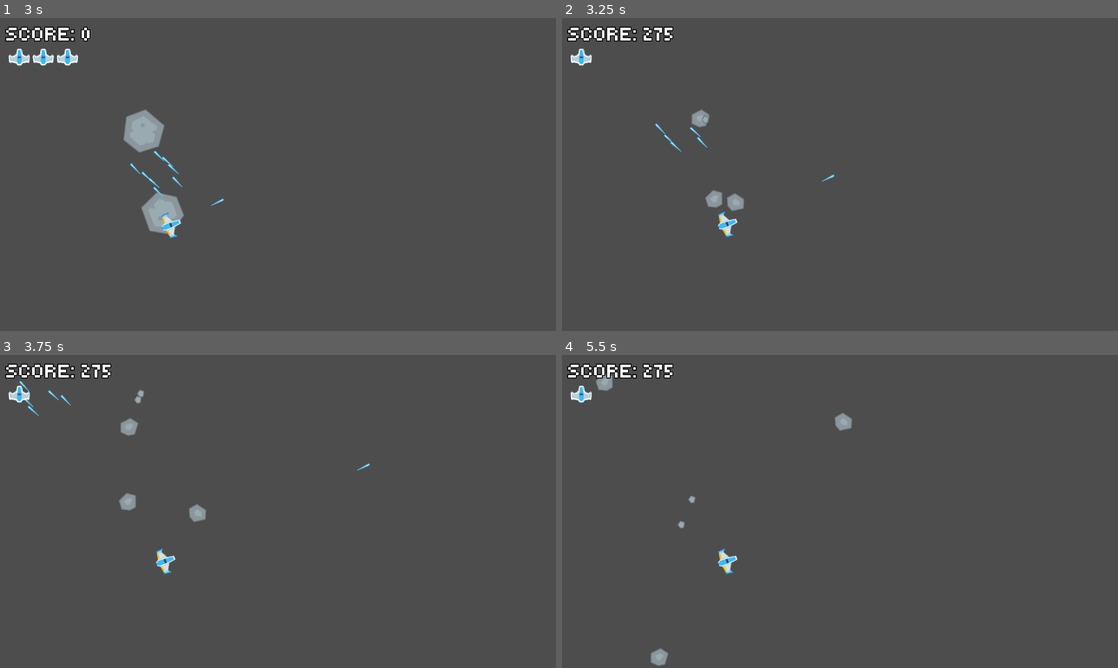
Above: before the commit, frames 1-4 (two rows, left to right).
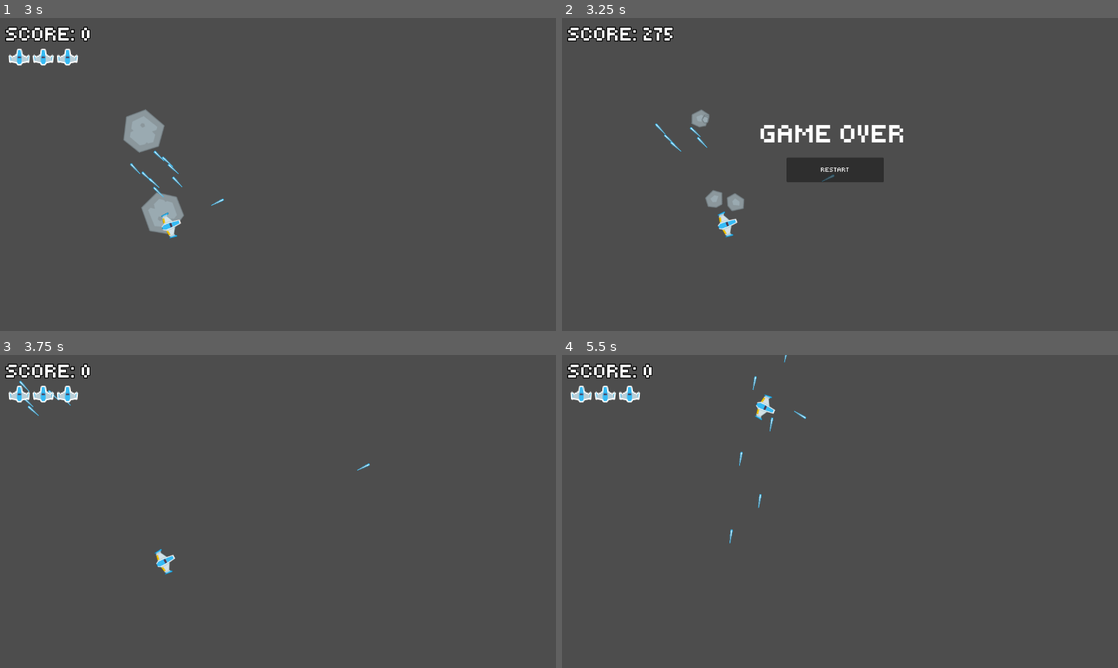
Above: after the commit, the same moments.

Repository: amaroklopcic/asteroids-game
Game: Godot game, scene res://scenes/game.tscn
The game is run twice, just before and just after one commit, with the same random seed, the same clock (stepped at 60 frames per second) and the same inputs.
Inputs (mouse positions are in pixels of both pictures, inside the frame that each line leads up to):
- Up to frame 1 (3 s): move the mouse to (250, 237) at 0.52 s; hold Space (shoot) 0.53-1.28 s; hold W (move_forward) 0.53-2.03 s; move the mouse to (444, 221) at 1.27 s; tap Space (shoot) at 1.35, 2.85 s; move the mouse to (111, 127) at 2.02 s; hold Space (shoot) 2.03-2.78 s; hold A (move_left) from 2.03 s (still down); move the mouse to (305, 174) at 2.77 s
- Up to frame 2 (3.25 s): keep holding A (move_left)
- Up to frame 3 (3.75 s): release A (move_left) at 3.5 s; click (272, 508) at 3.5 s, where only the run after the commit has a clickable "RESTART"
- Up to frame 4 (5.5 s): move the mouse to (756, 433) at 4.27 s; hold S (move_backward) 4.28-5.03 s; hold Space (shoot) 4.28-5.03 s; move the mouse to (962, 495) at 5.02 s; hold D (move_right) from 5.03 s (still down); tap Space (shoot) at 5.1 s

Frame 1 is identical in both runs. In frame 2, 2.2% of the frame differs, in the area x 1-62%, y 9-53%; in frame 3, 1.0%; in frame 4, 1.3%.

Commit message:
add game over screen and cleanup player hurt/death logic

Diff:
--- a/scenes/game.tscn
+++ b/scenes/game.tscn
@@ -1,9 +1,10 @@
-[gd_scene load_steps=5 format=3 uid="uid://bffrfa8ggt7re"]
+[gd_scene load_steps=6 format=3 uid="uid://bffrfa8ggt7re"]
 
 [ext_resource type="Script" path="res://scripts/game.gd" id="1_3bcmq"]
 [ext_resource type="PackedScene" uid="uid://b3a2n3j4dwh40" path="res://scenes/player.tscn" id="1_iqssj"]
 [ext_resource type="PackedScene" uid="uid://ct7fl8n5tnf0i" path="res://scenes/hud.tscn" id="2_ck6dm"]
 [ext_resource type="PackedScene" uid="uid://igwormypkofq" path="res://scenes/asteroid.tscn" id="3_3cvar"]
+[ext_resource type="PackedScene" uid="uid://dp6x0jhrk7e2w" path="res://scenes/game_over.tscn" id="5_28hyh"]
 
 [node name="Game" type="Node2D"]
 script = ExtResource("1_3bcmq")
@@ -11,6 +12,8 @@
 [node name="UI" type="CanvasLayer" parent="."]
 
 [node name="HUD" parent="UI" instance=ExtResource("2_ck6dm")]
+
+[node name="GameOver" parent="UI" instance=ExtResource("5_28hyh")]
 
 [node name="Player" parent="." instance=ExtResource("1_iqssj")]
 position = Vector2(666, 493)
@@ -21,3 +24,6 @@
 
 [node name="Asteroid" parent="Asteroids" instance=ExtResource("3_3cvar")]
 position = Vector2(473, 317)
+
+[connection signal="on_restart" from="UI/GameOver" to="." method="_on_game_over_on_restart"]
+[connection signal="player_hurt" from="Player" to="." method="_on_player_player_hurt"]
--- /dev/null
+++ b/scenes/game_over.tscn
@@ -0,0 +1,37 @@
+[gd_scene load_steps=4 format=3 uid="uid://dp6x0jhrk7e2w"]
+
+[ext_resource type="Script" path="res://scripts/game_over.gd" id="1_e1fe5"]
+[ext_resource type="FontFile" uid="uid://dssxnjyv01axw" path="res://assets/fonts/Tiny5/Tiny5-Regular.ttf" id="1_u23yu"]
+
+[sub_resource type="LabelSettings" id="LabelSettings_w0p6a"]
+font = ExtResource("1_u23yu")
+font_size = 64
+
+[node name="GameOver" type="Control"]
+layout_mode = 3
+anchors_preset = 15
+anchor_right = 1.0
+anchor_bottom = 1.0
+grow_horizontal = 2
+grow_vertical = 2
+script = ExtResource("1_e1fe5")
+
+[node name="GameOverText" type="Label" parent="."]
+layout_mode = 0
+offset_left = 457.0
+offset_top = 230.0
+offset_right = 824.0
+offset_bottom = 318.0
+text = "GAME OVER"
+label_settings = SubResource("LabelSettings_w0p6a")
+
+[node name="Restart" type="Button" parent="."]
+layout_mode = 0
+offset_left = 517.0
+offset_top = 321.0
+offset_right = 741.0
+offset_bottom = 378.0
+theme_override_fonts/font = ExtResource("1_u23yu")
+text = "RESTART"
+
+[connection signal="button_up" from="Restart" to="." method="_on_restart_button_up"]
--- a/scripts/game.gd
+++ b/scripts/game.gd
@@ -6,22 +6,21 @@
 @onready var player := $Player
 @onready var asteroids := $Asteroids
 @onready var hud := $UI/HUD
+@onready var game_over := $UI/GameOver
 
 var asteroid_scene = preload("res://scenes/asteroid.tscn")
+var last_asteroid_spawn_ts: float = 0
 
-var player_lives: int = 3
-var player_score: int = 0:
-	set(value):
-		player_score = value
-		hud.score = value
-var last_asteroid_spawn_ts: float = 0
+var player_lives: int
+var player_score: int
 
 
 func _ready() -> void:
-	player_lives = 3
-	player_score = 0
+	update_player_score(0)
+	update_player_lives(3)
 	player.connect("player_hurt", _on_player_hurt)
 	player.connect("laser_shot", _on_player_laser_shot)
+	game_over.visible = false
 
 	for asteroid in asteroids.get_children():
 		asteroid.connect("exploded", _on_asteroid_exploded)
@@ -38,11 +37,6 @@
 		last_asteroid_spawn_ts = curtime
 
 
-func _on_player_hurt(lives_left: int):
-	player_lives = lives_left
-	hud.update_lives(lives_left)
-
-
 func _on_player_laser_shot(laser):
 	lasers.add_child(laser)
 
@@ -51,11 +45,11 @@
 	# player reward
 	match size:
 		Asteroid.AsteroidSize.LARGE:
-			player_score += 100
+			update_player_score(player_score + 100)
 		Asteroid.AsteroidSize.MEDIUM:
-			player_score += 75
+			update_player_score(player_score + 75)
 		Asteroid.AsteroidSize.SMALL:
-			player_score += 25
+			update_player_score(player_score + 25)
 
 	# spawn child asteroids
 	for i in range(2):
@@ -68,9 +62,44 @@
 				pass
 
 
+func update_player_lives(new_lives: int):
+	player_lives = new_lives
+	hud.update_lives(player_lives)
+
+
+func update_player_score(new_score: int):
+	player_score = new_score
+	hud.update_score(player_score)
+
+
 func spawn_asteroid(pos: Vector2, size: Asteroid.AsteroidSize):
 	var a = asteroid_scene.instantiate()
 	a.global_position = pos
 	a.asteroid_size = size
 	a.connect("exploded", _on_asteroid_exploded)
 	asteroids.call_deferred("add_child", a)
+
+
+func reset():
+	update_player_score(0)
+	update_player_lives(3)
+
+	player.velocity = Vector2(0, 0)
+	player.process_mode = Node.PROCESS_MODE_INHERIT
+	game_over.visible = false
+
+	for asteroid in asteroids.get_children():
+		asteroid.queue_free()
+
+
+func _on_game_over_on_restart() -> void:
+	reset()
+
+
+func _on_player_hurt():
+	if player_lives == 1:
+		update_player_lives(0)
+		game_over.visible = true
+		player.process_mode = Node.PROCESS_MODE_DISABLED
+	else:
+		update_player_lives(player_lives - 1)
--- /dev/null
+++ b/scripts/game_over.gd
@@ -0,0 +1,7 @@
+extends Control
+
+signal on_restart()
+
+
+func _on_restart_button_up() -> void:
+	on_restart.emit()
--- a/scripts/hud.gd
+++ b/scripts/hud.gd
@@ -1,30 +1,16 @@
 extends Control
 
+var life_point_scene = preload("res://scenes/life_point.tscn")
 
-@onready var score = $Score:
-	set(value):
-		score.text = "SCORE: " + str(value)
-@onready var life_points = $LifePoints
 
-var lp_scene = preload("res://scenes/life_point.tscn")
+func update_score(new_score: int):
+	$Score.text = "SCORE: " + str(new_score)
 
 
 # update the # of lives to reflect the amount passed in as `amount`
 func update_lives(amount: int):
-	var children = life_points.get_children()
-	if len(children) > amount:
-		remove_life(len(children) - amount)
-	else:
-		add_life(amount - len(children))
-
-
-func remove_life(amount: int):
-	var children := life_points.get_children()
-	children.reverse()
+	var children = $LifePoints.get_children()
+	for child in children:
+		child.queue_free()
 	for i in range(amount):
-		children[i].queue_free()
-
-
-func add_life(amount: int):
-	for i in range(amount):
-		life_points.add_child(lp_scene.instantiate())
+		$LifePoints.add_child(life_point_scene.instantiate())
--- a/scripts/player.gd
+++ b/scripts/player.gd
@@ -1,17 +1,14 @@
 class_name Player extends CharacterBody2D
 
 signal laser_shot(laser: Node2D)
-signal player_died()
-signal player_hurt(lives: int)
+signal player_hurt()
 
 var laser_scene = preload("res://scenes/laser.tscn")
 
-@export var player_lives: int = 3
 @export var rpm: float = 600
 @export var acceleration: int = 1000
 @export var max_speed: int = 400
 
-@onready var player_health: int = player_lives
 @onready var muzzle1 := $Muzzle1
 @onready var muzzle2 := $Muzzle2
 @onready var muzzle := muzzle1
@@ -70,13 +67,4 @@
 
 
 func hurt_player():
-	player_lives -= 1
-	if player_lives == 0:
-		kill()
-	else:
-		player_hurt.emit(player_lives)
-
-
-func kill():
-	player_died.emit()
-	process_mode = Node.PROCESS_MODE_DISABLED
+	player_hurt.emit()
